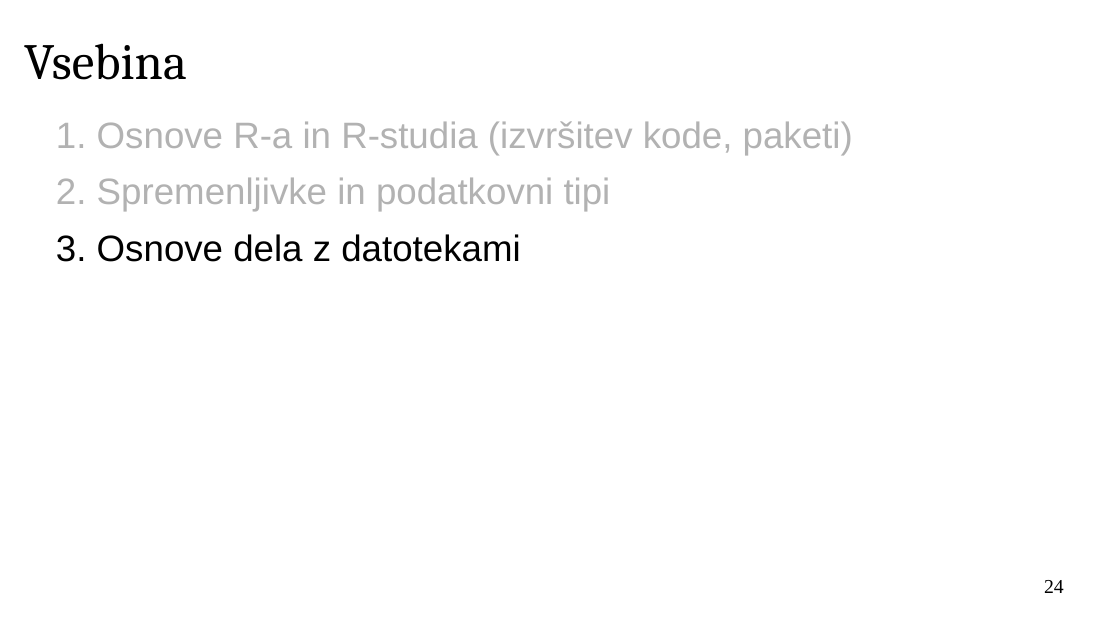
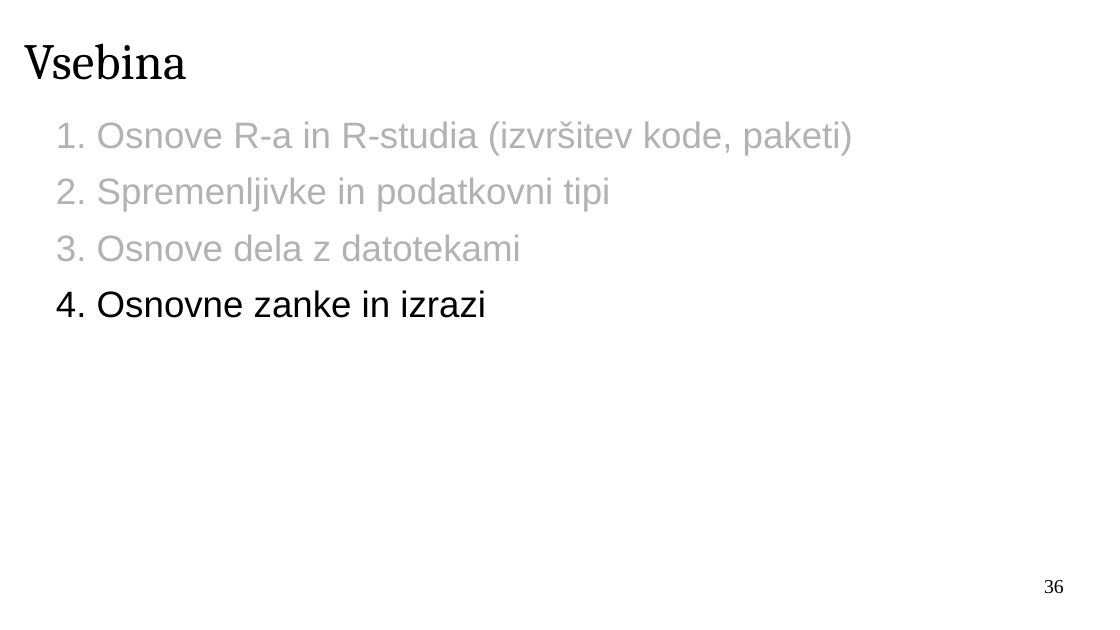
Before and after one commit to janaobsteter/R_tecaj, a slide deck: slide 36 of IT_Rtecaj.odp (slide 24 before the commit). Drawn at 1120x630 pixels with LibreOffice and Linux fonts; fonts in the diff are those of the drawing; background and template pictures are left out. Boxes give left, top, right and bottom in pixels: in the first picture for what was removed or moved away, otherwise in the second. Text is boxed around its words. In the diff, an @@ line names an element or a change of style, - is before the commit and + after.

```diff
--- a/IT_Rtecaj.odp
+++ b/IT_Rtecaj.odp
@@ text at (x1=56, y1=234, x2=520, y2=261): text colour #000000 to #B2B2B2 in "3. Osnove dela z datotekami" @@
@@ text at (x1=56, y1=290, x2=486, y2=318): paragraph added @@
+4. Osnovne zanke in izrazi
@@ page number at (x1=1044, y1=580, x2=1064, y2=594): text changed @@
-24
+36
```
Also in this commit, not shown: 19 other slides changed, 14 slides added, 1 other file.
